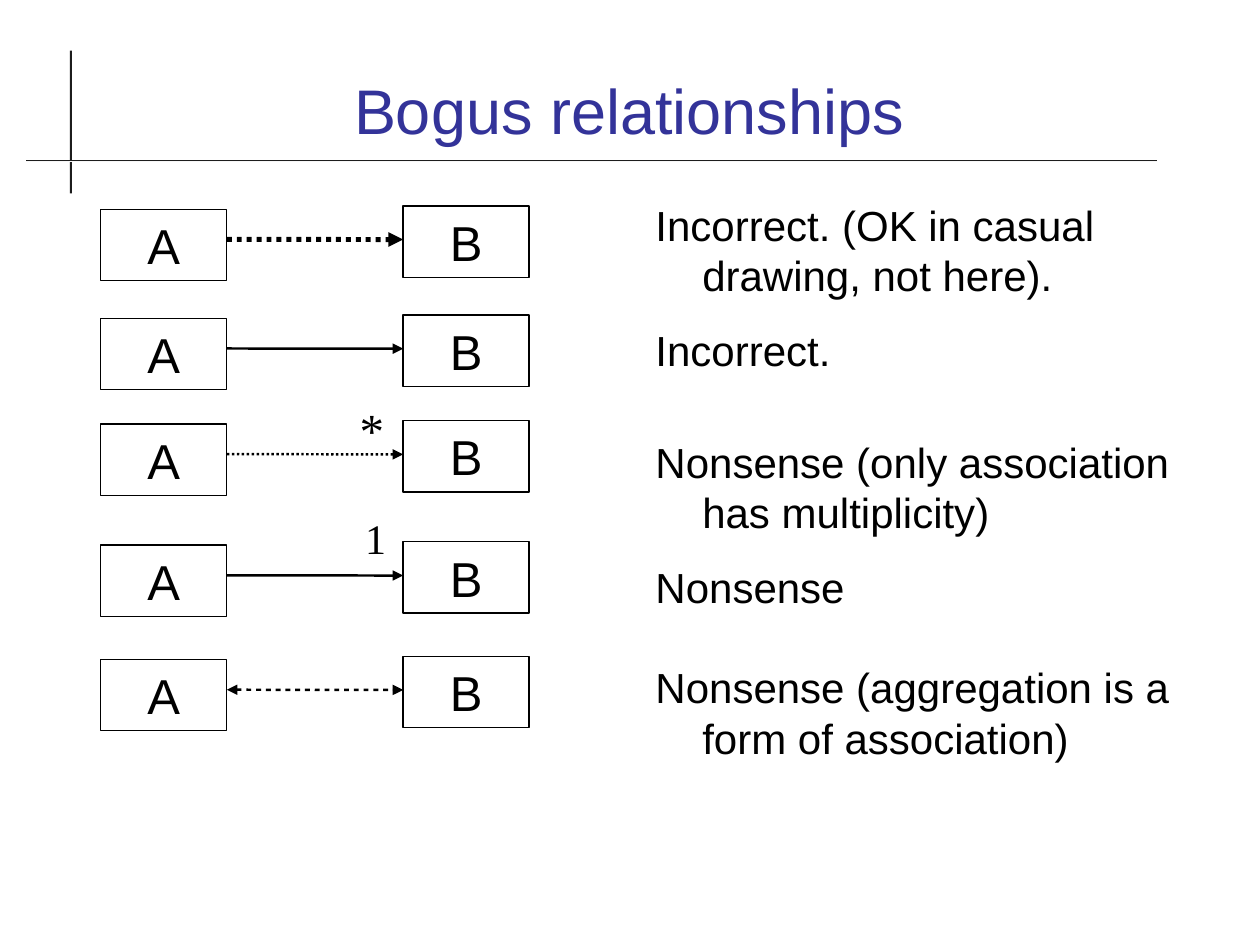
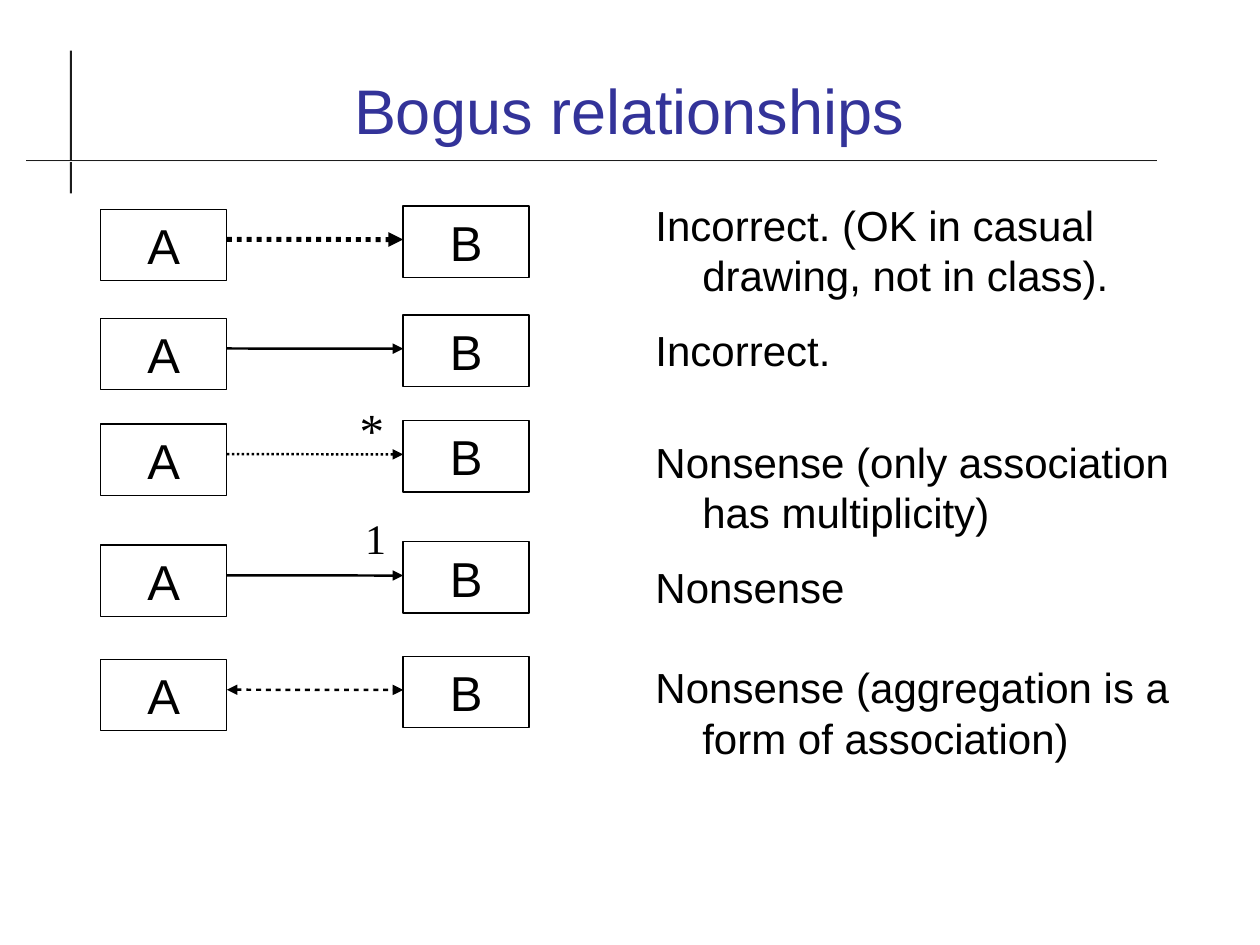
Before and after one commit to cpske/ISP, a slide deck: slide 38 of uml/UML-Class-Diagram.odp. Drawn at 1260x945 pixels with LibreOffice and Linux fonts; fonts in the diff are those of the drawing. Boxes give left, top, right and bottom in pixels: in the first picture for what was removed or moved away, otherwise in the second. Text is boxed around its words. In the diff, an @@ line names an element or a change of style, - is before the commit and + after.

Commit message:
improve class diagram slides

```diff
--- a/uml/UML-Class-Diagram.odp
+++ b/uml/UML-Class-Diagram.odp
@@ text at (655,210,1108,300): text changed @@
-Incorrect. (OK in casual drawing, not here).
+Incorrect. (OK in casual drawing, not in class).
```
Also in this commit, not shown: 8 other slides changed, 1 other file.
